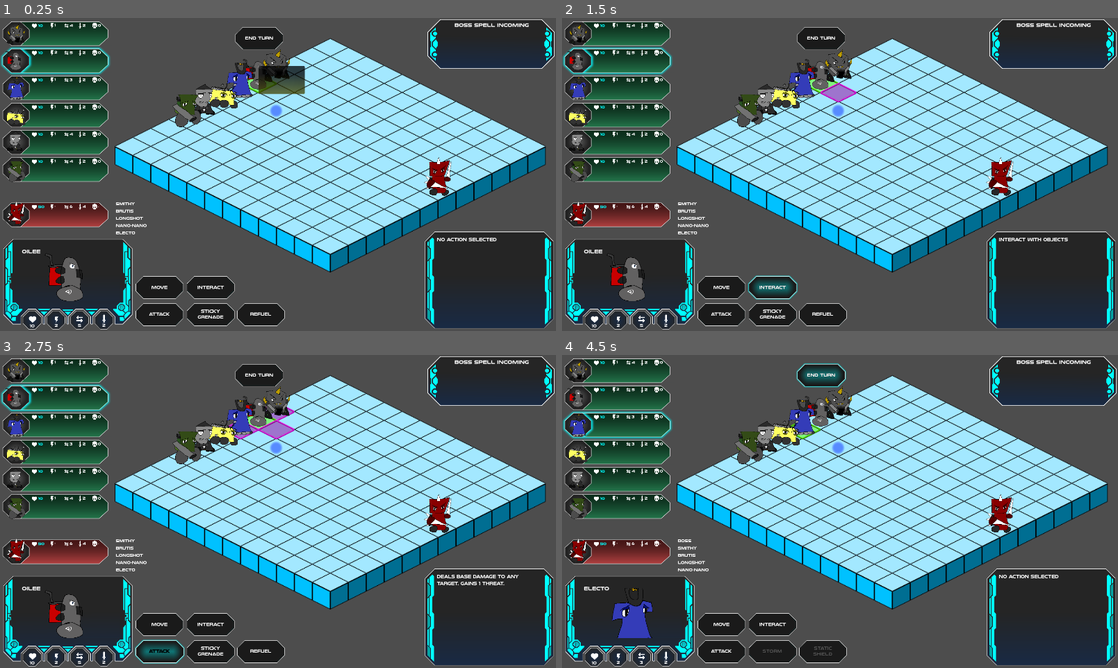
Above: before the commit, frames 1-4 (two rows, left to right).
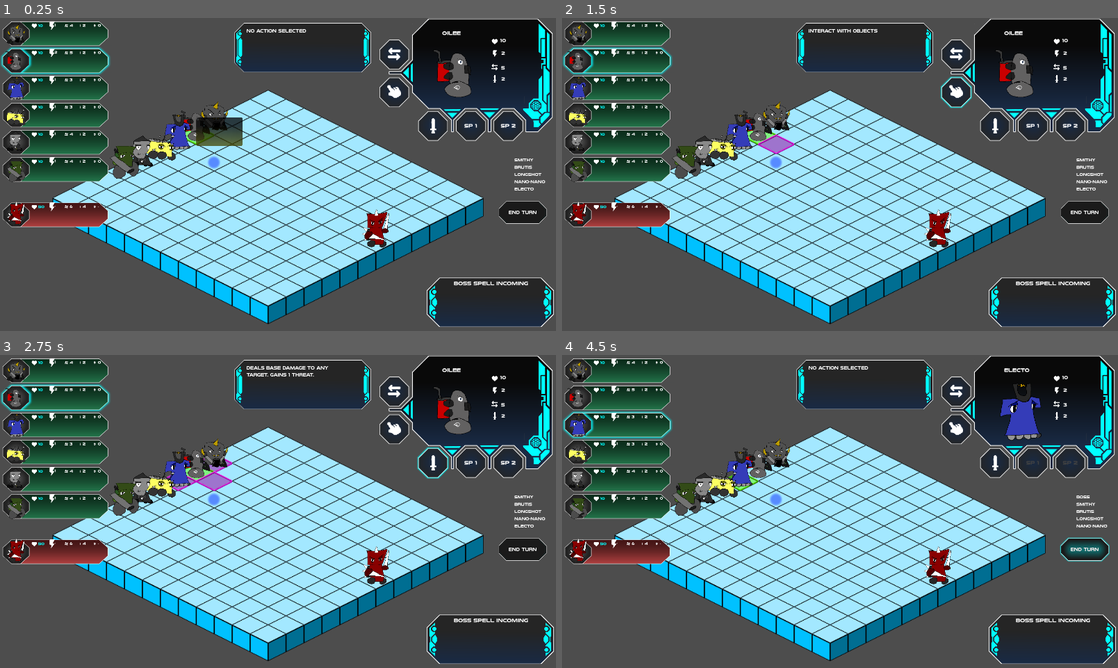
Above: after the commit, the same moments.

Repository: ScottHo/tactics
Game: Godot game, scene res://level.tscn
Same seed, same stepped clock (60 frames per second), same inputs: the game is played once before the commit and once after it.
Inputs (mouse positions are in pixels of both pictures, inside the frame that each line leads up to; where the layout moved, square brackets give the same spot in the first picture):
- Up to frame 1 (0.25 s): no input
- Up to frame 2 (1.5 s): click (956, 55) [723, 287] at 0.5 s; click (956, 93) [773, 287] at 1.25 s
- Up to frame 3 (2.75 s): click (433, 461) [161, 652] at 2 s
- Up to frame 4 (4.5 s): click "Sticky Grenade" (after the commit: "SP 1") at 2.75 s; click "Refuel" (after the commit: "SP 2") at 3.5 s; click "End Turn" at 4.25 s

The runs differ from the first frame. In frame 1, 56% of the frame differs, in the area x 0-100%, y 0-100%; in frame 2, 56%; in frame 3, 56%; in frame 4, 57%.

Commit message:
Revamp UI Pt 1

Diff:
--- a/Themes/MyTheme.tres
+++ b/Themes/MyTheme.tres
@@ -1,8 +1,11 @@
-[gd_resource type="Theme" load_steps=5 format=3 uid="uid://d3xlkfucuimn7"]
+[gd_resource type="Theme" load_steps=8 format=3 uid="uid://d3xlkfucuimn7"]
 
 [ext_resource type="StyleBox" uid="uid://c3vaiadrtevf" path="res://Themes/button_normal.tres" id="1_da8vl"]
+[ext_resource type="FontFile" uid="uid://bk36iunqbewli" path="res://Themes/nulshock bd.otf" id="1_pp17p"]
 [ext_resource type="StyleBox" uid="uid://de2pvt0cms2e1" path="res://Themes/button_pressed.tres" id="2_wqisb"]
 [ext_resource type="Texture2D" uid="uid://j1xlahvtb07t" path="res://Assets/hoverbox.png" id="3_31wt4"]
+[ext_resource type="StyleBox" uid="uid://b0x6o50ei0e6o" path="res://Themes/small_button.tres" id="4_txl7r"]
+[ext_resource type="StyleBox" uid="uid://cvkdtfj115cu2" path="res://Themes/small_button_pressed.tres" id="5_l3c1q"]
 
 [sub_resource type="StyleBoxTexture" id="StyleBoxTexture_gcly3"]
 content_margin_left = 5.0
@@ -22,21 +25,44 @@
 Button/colors/font_hover_color = Color(1, 1, 1, 1)
 Button/colors/font_hover_pressed_color = Color(1, 1, 1, 1)
 Button/colors/font_outline_color = Color(0, 0, 0, 1)
-Button/colors/font_pressed_color = Color(0, 0, 0, 1)
-Button/colors/icon_disabled_color = Color(0, 0, 0, 1)
-Button/colors/icon_focus_color = Color(0, 0, 0, 1)
-Button/colors/icon_hover_color = Color(0, 0, 0, 1)
-Button/colors/icon_hover_pressed_color = Color(0, 0, 0, 1)
-Button/colors/icon_normal_color = Color(0, 0, 0, 1)
-Button/colors/icon_pressed_color = Color(0, 0, 0, 1)
+Button/colors/font_pressed_color = Color(1, 1, 1, 1)
+Button/colors/icon_disabled_color = Color(0.286275, 0.286275, 0.286275, 1)
+Button/colors/icon_focus_color = Color(1, 1, 1, 1)
+Button/colors/icon_hover_color = Color(1, 1, 1, 1)
+Button/colors/icon_hover_pressed_color = Color(1, 1, 1, 1)
+Button/colors/icon_normal_color = Color(1, 1, 1, 1)
+Button/colors/icon_pressed_color = Color(1, 1, 1, 1)
 Button/constants/h_separation = 0
 Button/constants/icon_max_width = 0
 Button/constants/outline_size = 1
 Button/font_sizes/font_size = 12
-Button/fonts/font = null
+Button/fonts/font = ExtResource("1_pp17p")
 Button/styles/disabled = ExtResource("1_da8vl")
 Button/styles/focus = ExtResource("2_wqisb")
 Button/styles/hover = ExtResource("2_wqisb")
 Button/styles/normal = ExtResource("1_da8vl")
 Button/styles/pressed = ExtResource("2_wqisb")
+FlatButton/colors/font_color = Color(1, 1, 1, 1)
+FlatButton/colors/font_disabled_color = Color(0.258824, 0.258824, 0.258824, 1)
+FlatButton/colors/font_focus_color = Color(1, 1, 1, 1)
+FlatButton/colors/font_hover_color = Color(1, 1, 1, 1)
+FlatButton/colors/font_hover_pressed_color = Color(1, 1, 1, 1)
+FlatButton/colors/font_outline_color = Color(0, 0, 0, 1)
+FlatButton/colors/font_pressed_color = Color(1, 1, 1, 1)
+FlatButton/colors/icon_disabled_color = Color(0.270588, 0.270588, 0.270588, 1)
+FlatButton/colors/icon_focus_color = Color(1, 1, 1, 1)
+FlatButton/colors/icon_hover_color = Color(1, 1, 1, 1)
+FlatButton/colors/icon_hover_pressed_color = Color(1, 1, 1, 1)
+FlatButton/colors/icon_normal_color = Color(1, 1, 1, 1)
+FlatButton/colors/icon_pressed_color = Color(1, 1, 1, 1)
+FlatButton/constants/h_separation = 0
+FlatButton/constants/icon_max_width = 0
+FlatButton/constants/outline_size = 0
+FlatButton/font_sizes/font_size = 16
+FlatButton/fonts/font = ExtResource("1_pp17p")
+FlatButton/styles/disabled = ExtResource("4_txl7r")
+FlatButton/styles/focus = ExtResource("4_txl7r")
+FlatButton/styles/hover = ExtResource("5_l3c1q")
+FlatButton/styles/normal = ExtResource("4_txl7r")
+FlatButton/styles/pressed = ExtResource("5_l3c1q")
 Panel/styles/panel = SubResource("StyleBoxTexture_gcly3")
--- /dev/null
+++ b/Themes/small_button.tres
@@ -0,0 +1,6 @@
+[gd_resource type="StyleBoxTexture" load_steps=2 format=3 uid="uid://b0x6o50ei0e6o"]
+
+[ext_resource type="Texture2D" uid="uid://d1cfdx32il5wa" path="res://Assets/panel_button.png" id="1_ju0hj"]
+
+[resource]
+texture = ExtResource("1_ju0hj")
--- /dev/null
+++ b/Themes/small_button_pressed.tres
@@ -0,0 +1,6 @@
+[gd_resource type="StyleBoxTexture" load_steps=2 format=3 uid="uid://cvkdtfj115cu2"]
+
+[ext_resource type="Texture2D" uid="uid://bxpay6ovamua2" path="res://Assets/panel_button_glow.png" id="1_t53a3"]
+
+[resource]
+texture = ExtResource("1_t53a3")
--- a/level.tscn
+++ b/level.tscn
@@ -48,10 +48,10 @@
 script = ExtResource("4_fv11e")
 
 [node name="Camera2D" type="Camera2D" parent="."]
-position = Vector2(53.8942, 300.019)
+position = Vector2(225.778, 157.479)
 
 [node name="MenuService" parent="." instance=ExtResource("7_psia6")]
-position = Vector2(-713.099, -131.988)
+position = Vector2(-541.215, -274.528)
 
 [node name="MoveService" type="Node2D" parent="."]
 script = ExtResource("6_jpms6")
--- a/menu.gd
+++ b/menu.gd
@@ -7,12 +7,12 @@
 signal nextTurnActionInitiate
 signal interactActionInitiate
 signal actionInitiate
-@onready var moveButton: Button = $BottomBar/MoveButton
+@onready var moveButton: Button = $CharacterContainer/MoveButton
 @onready var nextTurnButton: Button = $TurnButton
-@onready var interactButton: Button = $BottomBar/InteractButton
-@onready var attackButton: Button = $BottomBar/AttackButton
-@onready var action1Button: Button = $BottomBar/Action1Button
-@onready var action2Button: Button = $BottomBar/Action2Button
+@onready var interactButton: Button = $CharacterContainer/InteractButton
+@onready var attackButton: Button = $CharacterContainer/AttackButton
+@onready var action1Button: Button = $CharacterContainer/Action1Button
+@onready var action2Button: Button = $CharacterContainer/Action2Button
 @onready var currentEnergy: Label = $CharacterContainer/CurrentEnergy
 @onready var numMovesLabel: Label = $CharacterContainer/NumMovesLabel
 @onready var currentTurnLabel: Label = $CharacterContainer/CurrentTurnLabel
@@ -92,10 +92,10 @@
     if is_ally:
 
         attackButton.disabled = false
-        action1Button.text = entity.action1.display_name.replace(" ", "\n")
+        #action1Button.text = entity.action1.display_name.replace(" ", "\n")
         if entity.action1.cost <= entity.energy:
             action1Button.disabled = false
-        action2Button.text = entity.action2.display_name.replace(" ", "\n")
+        #action2Button.text = entity.action2.display_name.replace(" ", "\n")
         if entity.action2.cost <= entity.energy:
             action2Button.disabled = false
         updateEntityInfo(entity)
--- a/menu.tscn
+++ b/menu.tscn
@@ -1,16 +1,17 @@
-[gd_scene load_steps=13 format=3 uid="uid://ccrflxfdcwo3c"]
+[gd_scene load_steps=14 format=3 uid="uid://ccrflxfdcwo3c"]
 
 [ext_resource type="Script" path="res://menu.gd" id="1_0qs77"]
 [ext_resource type="Texture2D" uid="uid://c6kfrhv74ajpf" path="res://Assets/short-panel.png" id="2_mrg4l"]
-[ext_resource type="Texture2D" uid="uid://2ljolncf0onw" path="res://Assets/Large-screen-no-buttons.png" id="3_ththa"]
+[ext_resource type="Texture2D" uid="uid://cxirdqevwnnvd" path="res://Assets/long-vertical.png" id="3_xttrl"]
 [ext_resource type="Theme" uid="uid://d3xlkfucuimn7" path="res://Themes/MyTheme.tres" id="4_cvwx3"]
 [ext_resource type="FontFile" uid="uid://bk36iunqbewli" path="res://Themes/nulshock bd.otf" id="5_n8sjp"]
 [ext_resource type="Texture2D" uid="uid://b26gil3t3beok" path="res://Assets/panel_buttons_background.png" id="6_xc4a1"]
-[ext_resource type="Texture2D" uid="uid://ddplqs8w1cxa0" path="res://Assets/horizontal-fullscreen-button-holder-with-buttons.png" id="7_dt2eg"]
+[ext_resource type="Texture2D" uid="uid://b7k4df1af7n00" path="res://Assets/panel_buttons.png" id="7_eppjx"]
 [ext_resource type="Texture2D" uid="uid://ui7y4aq56qpg" path="res://Assets/Boss1.png" id="8_pd4nx"]
 [ext_resource type="Texture2D" uid="uid://i5cao7fn5vrc" path="res://Assets/white_bolt.png" id="9_vl4vh"]
 [ext_resource type="Texture2D" uid="uid://dc3pjsse52ru1" path="res://Assets/heart_white.png" id="10_slf17"]
 [ext_resource type="Texture2D" uid="uid://b8pefgb5l0j42" path="res://Assets/arrow_reserve.png" id="11_p5wk3"]
+[ext_resource type="Texture2D" uid="uid://cb20eq0yo3eql" path="res://Assets/pointer.png" id="12_kln7r"]
 [ext_resource type="Texture2D" uid="uid://dodutmihl1csn" path="res://Assets/item_sword.png" id="12_xlgau"]
 
 [node name="Node2D" type="Node2D"]
@@ -26,10 +27,10 @@
 [node name="TurnLabelsContainer" type="Control" parent="."]
 layout_mode = 3
 anchors_preset = 0
-offset_left = 302.157
-offset_top = 515.822
-offset_right = 342.157
-offset_bottom = 555.822
+offset_left = 1403.35
+offset_top = 395.258
+offset_right = 1443.35
+offset_bottom = 435.258
 
 [node name="FutureTurnsLabel" type="Label" parent="TurnLabelsContainer"]
 layout_mode = 0
@@ -77,10 +78,10 @@
 text = "1"
 
 [node name="MechanicContainer" type="ReferenceRect" parent="."]
-offset_left = 1178.99
-offset_top = 2.62464
-offset_right = 1570.99
-offset_bottom = 157.625
+offset_left = 1177.1
+offset_top = 716.194
+offset_right = 1569.1
+offset_bottom = 871.194
 scale = Vector2(0.9, 0.9)
 
 [node name="Short-panel" type="Sprite2D" parent="MechanicContainer"]
@@ -108,14 +109,14 @@
 autowrap_mode = 2
 
 [node name="DescriptionContainer" type="ReferenceRect" parent="."]
-offset_left = 1173.3
-offset_top = 590.282
-offset_right = 1529.3
-offset_bottom = 856.282
+offset_left = 646.839
+offset_top = 13.6589
+offset_right = 1028.84
+offset_bottom = 153.659
 
 [node name="Sci-fi-ui-panels" type="Sprite2D" parent="DescriptionContainer"]
 scale = Vector2(0.2, 0.2)
-texture = ExtResource("3_ththa")
+texture = ExtResource("3_xttrl")
 centered = false
 
 [node name="DescriptionLabel" type="Label" parent="DescriptionContainer"]
@@ -129,182 +130,183 @@
 autowrap_mode = 2
 
 [node name="TurnButton" type="Button" parent="."]
-offset_left = 645.0
-offset_top = 21.0
-offset_right = 785.0
-offset_bottom = 91.0
+offset_left = 1372.97
+offset_top = 501.585
+offset_right = 1512.97
+offset_bottom = 571.585
 focus_mode = 0
 theme = ExtResource("4_cvwx3")
 text = "End Turn"
 
-[node name="BottomBar" type="ReferenceRect" parent="."]
-offset_left = 337.0
-offset_top = 691.0
-offset_right = 826.998
-offset_bottom = 869.0
-
-[node name="MoveButton" type="Button" parent="BottomBar"]
-layout_mode = 0
-offset_left = 33.1986
-offset_top = 18.0523
-offset_right = 173.199
-offset_bottom = 88.0523
-focus_mode = 0
-theme = ExtResource("4_cvwx3")
-toggle_mode = true
-text = "Move"
-
-[node name="InteractButton" type="Button" parent="BottomBar"]
-layout_mode = 0
-offset_left = 173.587
-offset_top = 18.0523
-offset_right = 313.587
-offset_bottom = 88.0523
-focus_mode = 0
-theme = ExtResource("4_cvwx3")
-toggle_mode = true
-text = "Interact
-"
-
-[node name="AttackButton" type="Button" parent="BottomBar"]
-layout_mode = 0
-offset_left = 33.1986
-offset_top = 93.0523
-offset_right = 173.199
-offset_bottom = 163.052
-focus_mode = 0
-theme = ExtResource("4_cvwx3")
-toggle_mode = true
-text = "Attack"
-
-[node name="Action1Button" type="Button" parent="BottomBar"]
-layout_mode = 0
-offset_left = 173.587
-offset_top = 93.0523
-offset_right = 313.587
-offset_bottom = 163.052
-focus_mode = 0
-theme = ExtResource("4_cvwx3")
-toggle_mode = true
-text = "Action 1
-"
-
-[node name="Action2Button" type="Button" parent="BottomBar"]
-layout_mode = 0
-offset_left = 313.425
-offset_top = 93.0523
-offset_right = 453.425
-offset_bottom = 163.052
-focus_mode = 0
-theme = ExtResource("4_cvwx3")
-toggle_mode = true
-text = "Action2
-"
-
 [node name="CharacterContainer" type="ReferenceRect" parent="."]
-offset_left = 8.0
-offset_top = 610.0
-offset_right = 408.0
-offset_bottom = 890.0
+offset_left = 989.945
+offset_top = -17.4443
+offset_right = 1589.95
+offset_bottom = 382.556
 scale = Vector2(0.9, 0.9)
 
 [node name="CharacterBackground" type="Sprite2D" parent="CharacterContainer"]
-scale = Vector2(0.27, 0.27)
+position = Vector2(-22.994, -39.677)
+scale = Vector2(0.42, 0.42)
 texture = ExtResource("6_xc4a1")
 centered = false
 
 [node name="CharacterSprite" type="Sprite2D" parent="CharacterContainer"]
-position = Vector2(121.987, 15.1244)
+position = Vector2(222.479, 85.7703)
 scale = Vector2(0.3, 0.3)
 texture = ExtResource("8_pd4nx")
 centered = false
 
 [node name="TransparentCharacterFrame" type="Sprite2D" parent="CharacterContainer"]
-scale = Vector2(0.27, 0.27)
-texture = ExtResource("7_dt2eg")
+position = Vector2(-22.994, -39.677)
+scale = Vector2(0.42, 0.42)
+texture = ExtResource("7_eppjx")
 centered = false
 
 [node name="CurrentTurnLabel" type="Label" parent="CharacterContainer"]
 layout_mode = 0
-offset_left = 57.1958
-offset_top = 25.5548
-offset_right = 98.1958
-offset_bottom = 51.555
+offset_left = 255.934
+offset_top = 53.104
+offset_right = 296.934
+offset_bottom = 79.1042
+theme_override_font_sizes/font_size = 16
 text = "Guy"
 horizontal_alignment = 1
 vertical_alignment = 1
 
+[node name="HealthLabel" type="Label" parent="CharacterContainer"]
+layout_mode = 0
+offset_left = 420.372
+offset_top = 70.2743
+offset_right = 468.373
+offset_bottom = 108.274
+theme_override_fonts/font = ExtResource("5_n8sjp")
+theme_override_font_sizes/font_size = 14
+text = "88"
+horizontal_alignment = 1
+vertical_alignment = 1
+
+[node name="CurrentEnergy" type="Label" parent="CharacterContainer"]
+layout_mode = 0
+offset_left = 420.372
+offset_top = 108.431
+offset_right = 468.372
+offset_bottom = 146.431
+theme_override_fonts/font = ExtResource("5_n8sjp")
+theme_override_font_sizes/font_size = 14
+text = "88"
+horizontal_alignment = 1
+vertical_alignment = 1
+
+[node name="DamageLabel" type="Label" parent="CharacterContainer"]
+layout_mode = 0
+offset_left = 420.372
+offset_top = 187.255
+offset_right = 468.372
+offset_bottom = 225.255
+theme_override_fonts/font = ExtResource("5_n8sjp")
+theme_override_font_sizes/font_size = 14
+text = "88"
+horizontal_alignment = 1
+vertical_alignment = 1
+
 [node name="NumMovesLabel" type="Label" parent="CharacterContainer"]
 layout_mode = 0
-offset_left = 211.304
-offset_top = 247.114
-offset_right = 259.304
-offset_bottom = 285.114
+offset_left = 420.372
+offset_top = 152.802
+offset_right = 468.371
+offset_bottom = 190.802
 theme_override_fonts/font = ExtResource("5_n8sjp")
-theme_override_font_sizes/font_size = 12
+theme_override_font_sizes/font_size = 14
 text = "88"
 horizontal_alignment = 1
 vertical_alignment = 1
 
-[node name="HealthLabel" type="Label" parent="CharacterContainer"]
-layout_mode = 0
-offset_left = 64.8148
-offset_top = 247.614
-offset_right = 112.815
-offset_bottom = 285.614
-theme_override_fonts/font = ExtResource("5_n8sjp")
-theme_override_font_sizes/font_size = 12
-text = "88"
-horizontal_alignment = 1
-vertical_alignment = 1
-
-[node name="CurrentEnergy" type="Label" parent="CharacterContainer"]
-layout_mode = 0
-offset_left = 138.558
-offset_top = 248.455
-offset_right = 186.558
-offset_bottom = 286.455
-theme_override_fonts/font = ExtResource("5_n8sjp")
-theme_override_font_sizes/font_size = 12
-text = "88"
-horizontal_alignment = 1
-vertical_alignment = 1
-
-[node name="DamageLabel" type="Label" parent="CharacterContainer"]
-layout_mode = 0
-offset_left = 284.994
-offset_top = 246.114
-offset_right = 332.994
-offset_bottom = 284.114
-theme_override_fonts/font = ExtResource("5_n8sjp")
-theme_override_font_sizes/font_size = 12
-text = "88"
-horizontal_alignment = 1
-vertical_alignment = 1
+[node name="ItemSword" type="Sprite2D" parent="CharacterContainer"]
+position = Vector2(392.372, 180.055)
+scale = Vector2(0.5, 0.5)
+texture = ExtResource("12_xlgau")
+centered = false
+
+[node name="MoveSprite" type="Sprite2D" parent="CharacterContainer"]
+position = Vector2(392.372, 144.953)
+scale = Vector2(0.5, 0.5)
+texture = ExtResource("11_p5wk3")
+centered = false
 
 [node name="BoltGold" type="Sprite2D" parent="CharacterContainer"]
-position = Vector2(156.616, 236.804)
-scale = Vector2(0.7, 0.7)
+position = Vector2(392.372, 104.019)
+scale = Vector2(0.5, 0.5)
 texture = ExtResource("9_vl4vh")
 centered = false
 
 [node name="HudHeartFull" type="Sprite2D" parent="CharacterContainer"]
-position = Vector2(76.9236, 235.572)
-scale = Vector2(0.5, 0.5)
+position = Vector2(397.934, 71.731)
+scale = Vector2(0.4, 0.4)
 texture = ExtResource("10_slf17")
 centered = false
 
-[node name="MoveSprite" type="Sprite2D" parent="CharacterContainer"]
-position = Vector2(221.562, 232.636)
-scale = Vector2(0.4, 0.4)
-texture = ExtResource("11_p5wk3")
-centered = false
-
-[node name="ItemSword" type="Sprite2D" parent="CharacterContainer"]
-position = Vector2(296.778, 230.889)
-scale = Vector2(0.2, 0.2)
-texture = ExtResource("12_xlgau")
-centered = false
+[node name="MoveButton" type="Button" parent="CharacterContainer"]
+layout_mode = 0
+offset_left = 59.0
+offset_top = 80.7813
+offset_right = 159.0
+offset_bottom = 180.781
+focus_mode = 0
+theme = ExtResource("4_cvwx3")
+theme_type_variation = &"FlatButton"
+toggle_mode = true
+icon = ExtResource("11_p5wk3")
+icon_alignment = 1
+
+[node name="InteractButton" type="Button" parent="CharacterContainer"]
+layout_mode = 0
+offset_left = 59.0
+offset_top = 196.595
+offset_right = 159.0
+offset_bottom = 296.595
+focus_mode = 0
+theme = ExtResource("4_cvwx3")
+theme_type_variation = &"FlatButton"
+toggle_mode = true
+icon = ExtResource("12_kln7r")
+icon_alignment = 1
+
+[node name="AttackButton" type="Button" parent="CharacterContainer"]
+layout_mode = 0
+offset_left = 177.673
+offset_top = 300.0
+offset_right = 277.673
+offset_bottom = 400.0
+focus_mode = 0
+theme = ExtResource("4_cvwx3")
+theme_type_variation = &"FlatButton"
+toggle_mode = true
+icon = ExtResource("12_xlgau")
+
+[node name="Action1Button" type="Button" parent="CharacterContainer"]
+layout_mode = 0
+offset_left = 294.412
+offset_top = 300.0
+offset_right = 394.412
+offset_bottom = 400.0
+focus_mode = 0
+theme = ExtResource("4_cvwx3")
+theme_type_variation = &"FlatButton"
+toggle_mode = true
+text = "SP 1"
+
+[node name="Action2Button" type="Button" parent="CharacterContainer"]
+layout_mode = 0
+offset_left = 409.315
+offset_top = 300.0
+offset_right = 509.315
+offset_bottom = 400.0
+focus_mode = 0
+theme = ExtResource("4_cvwx3")
+theme_type_variation = &"FlatButton"
+toggle_mode = true
+text = "SP 2"
 
 [node name="EntityTabContainer" type="ReferenceRect" parent="."]
 offset_right = 302.0
Binary file changed: Assets/arrow_reserve.png
Binary file changed: Assets/heart_white.png
Binary file changed: Assets/item_sword.png
Binary file added: Assets/panel_button.png
Not shown, added: Assets/panel_button.png.import
Binary file added: Assets/panel_button_glow.png
Not shown, added: Assets/panel_button_glow.png.import
Binary file added: Assets/panel_buttons.png
Not shown, added: Assets/panel_buttons.png.import
Binary file changed: Assets/panel_buttons_background.png
Binary file added: Assets/pointer.png
Not shown, added: Assets/pointer.png.import
(and 2 more such lines)
